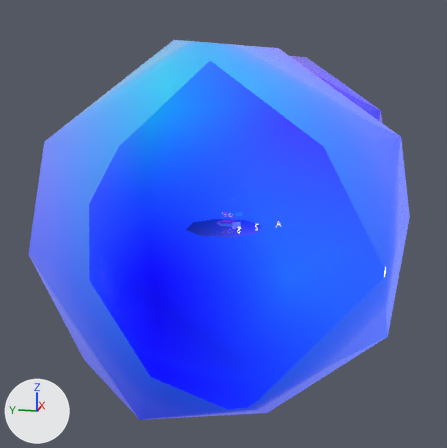
The glTF model example/assets/escaperoom.glb: old version first, new version second.
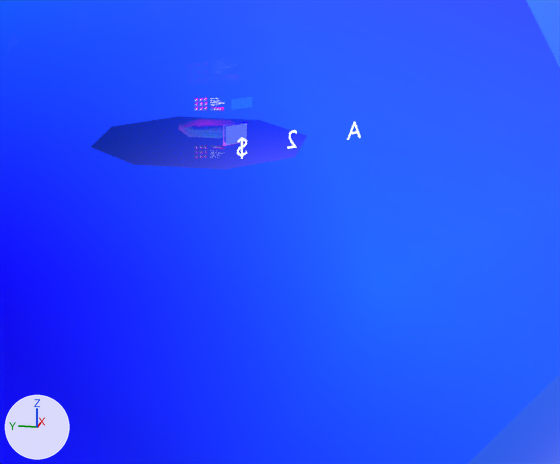
Each version appears first whole from a 50 mm lens placed at (-112.7, -21.0, 35.9), pointed at (13.7, 4.3, 4.3), and next in a close-up on the part from 34% to 79% of the width and 40% to 76% of the height. The axes (+X, +Y, +Z) are drawn at lower left. The lights are the same throughout. Everything nearer to the camera than a plane just in front of the edit is cut away. Where no turn or scale is listed for an object, it has been applied to the vertices.

In view in the first close-up: 'backdrop', 'floor1', 'lens_frame', 'lens_to_local_objects', 'remote_image', 'secretcode_A2$', 'text_instructions'.
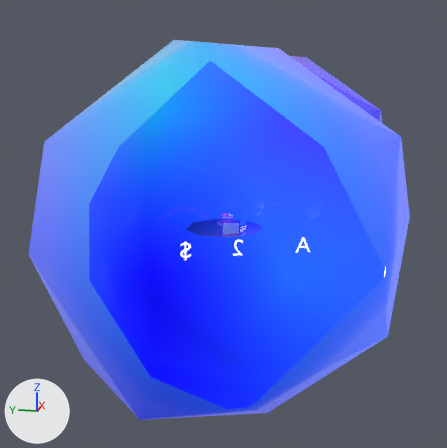
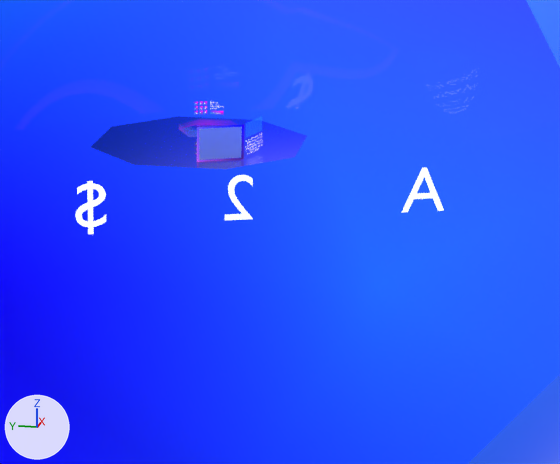
Location of each change, [x1, y1, x2, y2] in pixels of the close-ups (560 x 464 px):
'secretcode', added
    after: [75, 167, 444, 234]
'lens_to_local_objects', moved, turned, rescaled
    before: [226, 123, 247, 145]
    after: [199, 127, 242, 160]
'remote_image', moved, turned, rescaled
    before: [231, 97, 252, 110]
    after: [246, 116, 262, 138]
'lens_frame', moved, turned, rescaled
    before: [223, 121, 247, 146]
    after: [197, 124, 244, 162]
'secretcode_A2$', deleted
    before: [237, 121, 361, 159]
'btn_teleport', moved
    before: [210, 107, 224, 111]
    after: [210, 110, 224, 115]
'Text', added
    after: [246, 133, 262, 154]
'text_instructions', moved
    before: [210, 98, 224, 106]
    after: [210, 101, 224, 109]
'btn_C', moved (not visible before)
    after: [203, 101, 207, 105]

What the commit changed:
Mesh me_text_012 is new.
It has 12919 vertices, 12723 faces and spans x -2.21..0.0, y 0.0..0.76, z -0.91..0.13.
It uses material mat_white (white #ffffff).
Mesh me_text_1 is new.
It has 136 vertices, 136 faces and spans x -7.6..0.0, y 0.0..20.5, z -0.5..2.7.
It uses material mat_white (white #ffffff).
Mesh me_text_011_1 is new.
It has 301 vertices, 293 faces and spans x -0.067..0.0, y -0.524..0.0, z -0.037..0.109.
It uses material mat_white (white #ffffff).
Object 'btn_C' (ob_btn_c) moves from (3.85, 1.83, 9.07) to (3.85, 1.83, 8.81).
Object 'btn_teleport' (ob_btn_teleport) moves from (3.96, 0.94, 8.4) to (3.96, 0.94, 8.15).
Object 'C' (ob_c) moves from (3.76, 1.89, 9.02) to (3.76, 1.89, 8.77).
Object 'text_instructions' (ob_text_instructions) moves from (3.93, 1.51, 9.1) to (3.93, 1.51, 8.85).
Object 'lens_frame' (ob_lens_frame) moves from (-5.975, -3.598, 1.47) to (-4.654, -2.525, -0.00804).
Object 'lens_frame' (ob_lens_frame) turns from (90, 0, 134) to (90, 0, 113) degrees about x, y and z.
Object 'lens_frame' (ob_lens_frame) is rescaled from (1.14, 0.49, 1.14) to (1.91, 0.82, 1.91).
In object 'lens_to_local_objects' (ob_lens_to_local_objects), parent goes from ob_lens_frame to ob_start.
Object 'lens_to_local_objects' (ob_lens_to_local_objects) moves from (0.0141, 0.154, -0.0972) to (-4.654, -2.496, 0.118).
Object 'lens_to_local_objects' (ob_lens_to_local_objects) turns from (0, 0, 0) to (90, 0, 113) degrees about x, y and z.
Object 'lens_to_local_objects' (ob_lens_to_local_objects) is rescaled from (0.877, 0.877, 0.877) to (1.72, 0.739, 1.72).
Object 'secretcode_A2$' (ob_secretcode_a2) is deleted.
Object 'remote_image' (ob_remote_image) moves from (-4.415, -3.488, 3.729) to (-3.001, -4.074, 1.835).
Object 'remote_image' (ob_remote_image) turns from (-90, 0, -46) to (-90, 0, -18) degrees about x, y and z.
Object 'remote_image' (ob_remote_image) is rescaled from (-0.672, -0.343, -0.672) to (-0.955, -0.487, -0.955).
Object 'Text' (ob_text) is new; it shows me_text_012.
Its location is (-1.72, -3.08, 8.16).
Object 'secretcode' (ob_secretcode) is new; it shows me_text_1.
Its location is (-11.68, -15.64, 6.54).
Object 'text_otherworld' (ob_text_otherworld) is new; it shows me_text_011_1.
Its location is (3.91, 1.28, 8.12).
